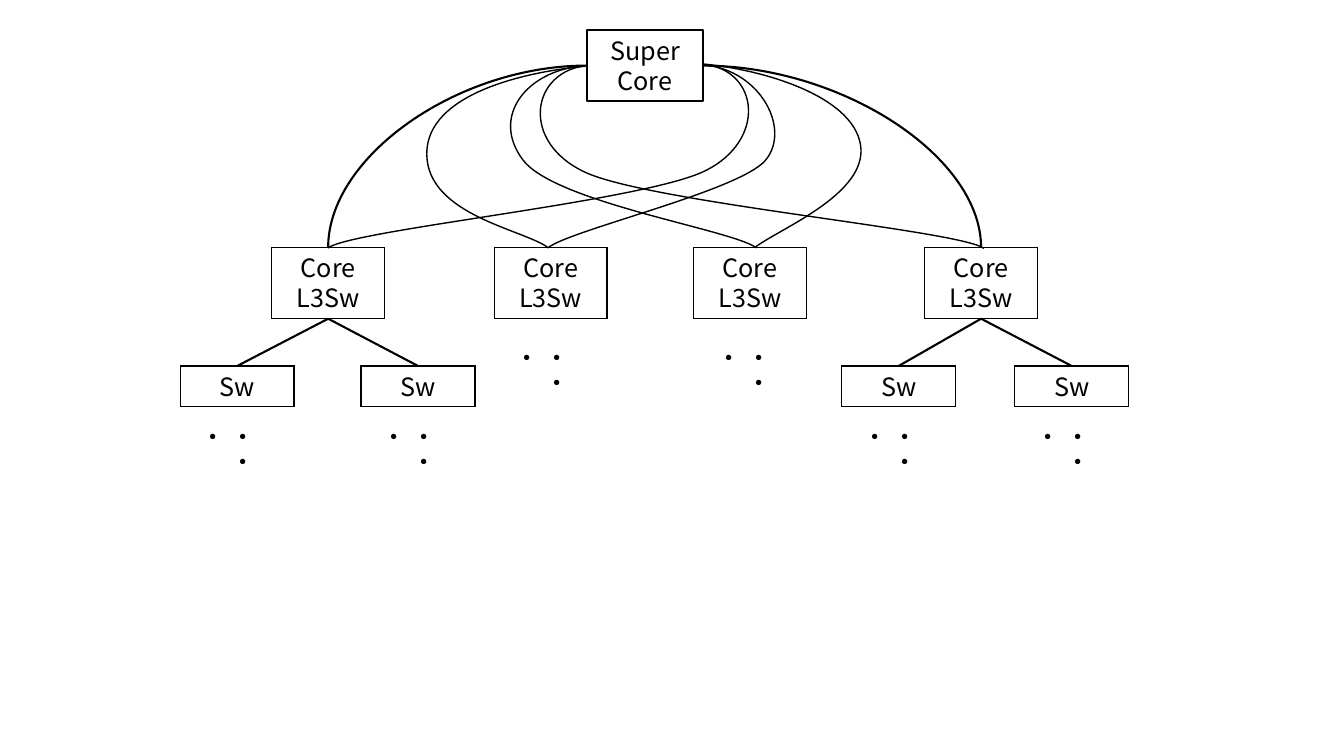
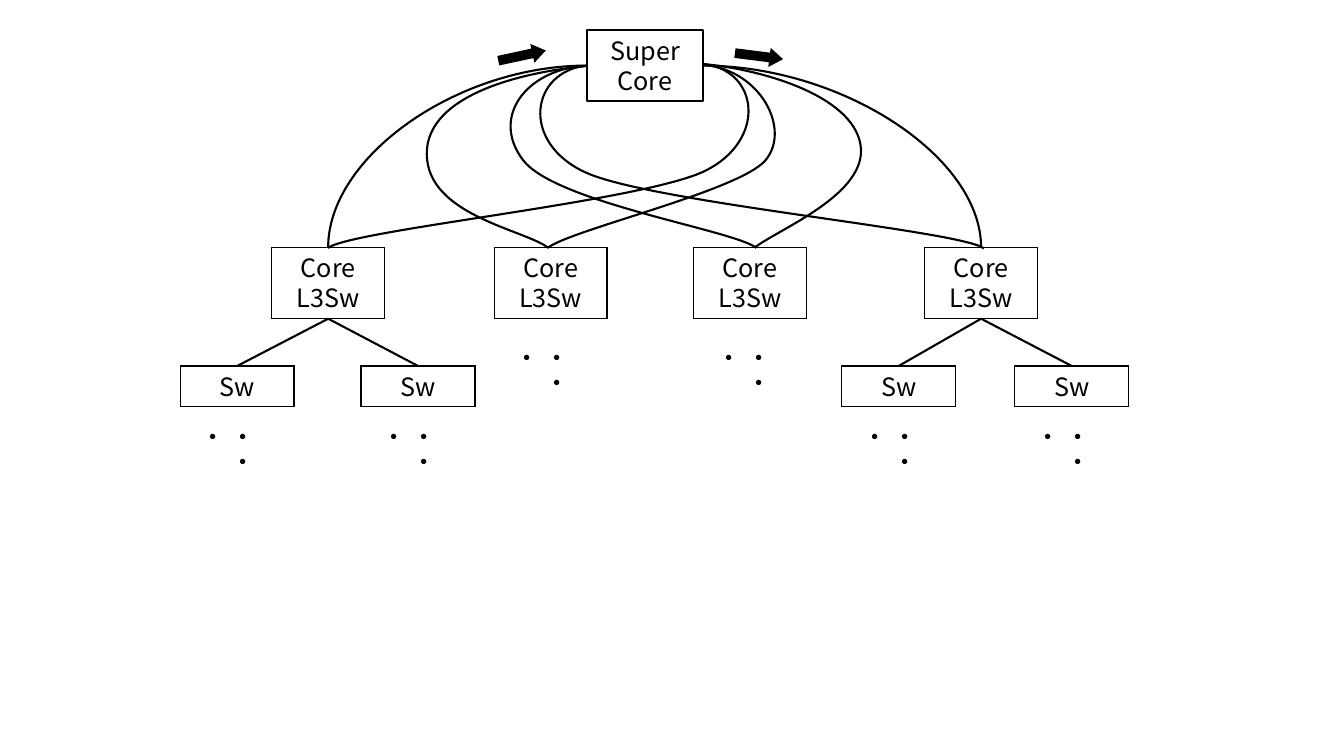
Before and after one commit to Kotaro-MOTOYOSHI/-, a slide deck: slide 1 of Figure.pptx. Drawn at 1344x756 pixels with LibreOffice and Linux fonts; fonts in the diff are those of the drawing. Boxes give left, top, right and bottom in pixels: in the first picture for what was removed or moved away, otherwise in the second. Text is boxed around its words. In the diff, an @@ line names an element or a change of style, - is before the commit and + after.

```diff
--- a/Figure.pptx
+++ b/Figure.pptx
@@ right arrow added at <box>498,43,547,68</box>, fill #000000, outline #000000 1 pt @@
@@ right arrow added at <box>735,45,783,66</box>, fill #000000, outline #000000 1 pt @@
@@ outline #000000 1 pt to #000000 1.5 pt in 6 elements at <box>426,67,585,248</box>, <box>511,66,757,248</box>, <box>540,66,984,249</box>, <box>705,65,861,248</box>, <box>548,65,775,247</box>, <box>329,65,749,248</box> @@
```
Also in this commit, not shown: 2 slides added, 11 other files.
